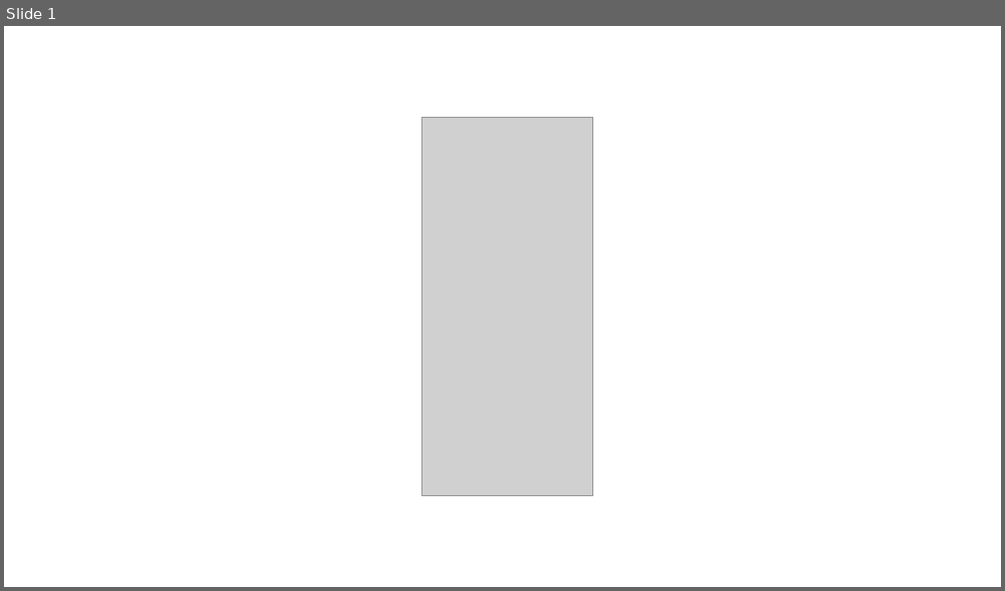
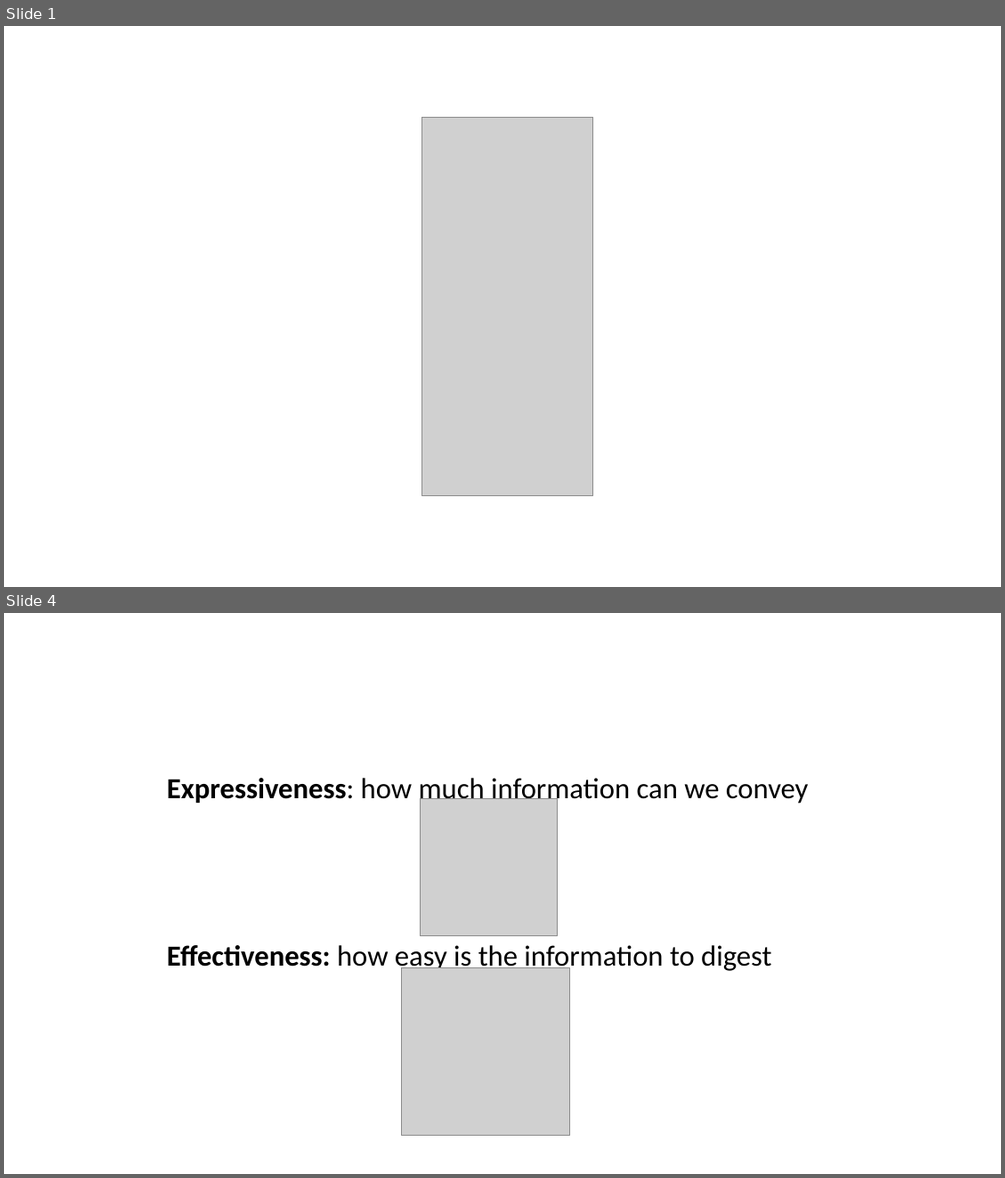
Before and after one commit to UWDIRECT/UWDIRECT.github.io, a slide deck: dsmcer_2023_update/Lecture_Notebooks/L1_visual_support.pptx. Shown one above the other, each under a label of ours: slide 1 before the commit, slides 1 and 4 after it; the slides between them are not shown. The pictures are 1005x591 and 1005x1178 pixels, drawn with LibreOffice and Linux fonts; fonts in the diff are those of the drawing; grey boxes stand for pictures. Boxes give left, top, right and bottom in pixels: in the first picture for what was removed or moved away, otherwise in the second. Text is boxed around its words. In the diff, an @@ line names an element or a change of style, - is before the commit and + after.

```diff
--- a/dsmcer_2023_update/Lecture_Notebooks/L1_visual_support.pptx
+++ b/dsmcer_2023_update/Lecture_Notebooks/L1_visual_support.pptx
@@ slide 4 added at bbox=[4, 613, 1001, 1174], background #FFFFFF @@
@@ text added at bbox=[167, 778, 808, 973], 28 pt, text #000000 @@
+Expressiveness: how much information can we convey
+Effectiveness: how easy is the information to digest
@@ picture added at bbox=[420, 799, 557, 936] @@
@@ picture added at bbox=[402, 967, 569, 1135] @@
```
Also in this commit, not shown: 5 other slides added, 1 slide removed, 2 other files.
